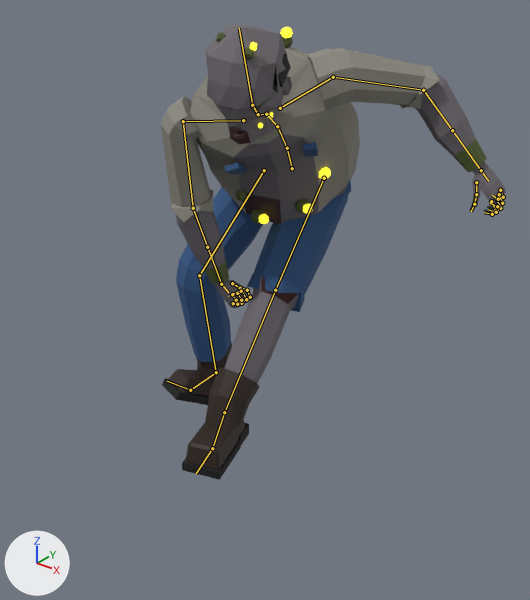
The glTF model output/zombies/zombie_bloater_boomer.glb as it was, and as the next commit left it.
Rendered twice from a 50 mm camera at (1.448, -1.51, 1.592) aimed at (0.235, 0.005, 0.653). The axes (+X, +Y, +Z) are drawn at lower left. The lights are the same throughout. The first picture is the older version. Both versions are drawn at frame 13 of the action 'Skill_Ground_Slam'; the numbers are the values there. The bones that change, and the others that lie on the model, are drawn over the model as lines.

Names of what the first picture shows: 'Zombie_Bloater_Boomer_Body'.
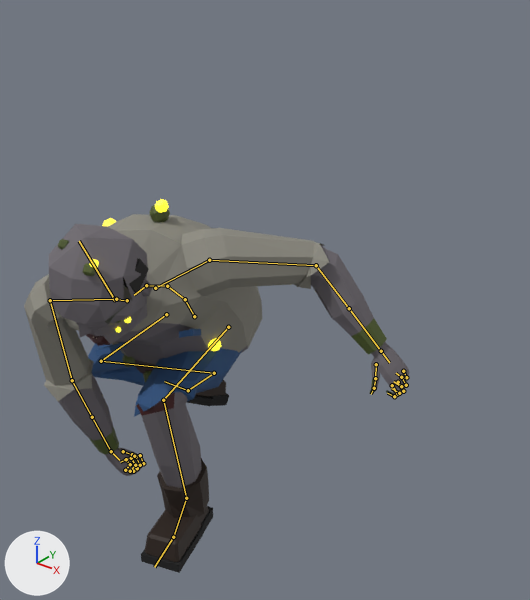
Boxes (x1, y1, x2, y2) around the edits, measured in the pictures (530 x 600 px):
'Zombie_Bloater_Boomer_Body', posed (12% wider, 18% shorter)
    before: (161, 25, 506, 480)
    after: (24, 199, 409, 573)
bone 'mixamorig:Hips', root to tip
    before: (292, 168) to (287, 148)
    after: (194, 316) to (185, 299)
bone 'mixamorig:LeftUpLeg', root to tip
    before: (324, 178) to (275, 290)
    after: (228, 327) to (163, 400)
bone 'mixamorig:LeftLeg', root to tip
    before: (275, 290) to (224, 412)
    after: (163, 400) to (186, 498)
bone 'mixamorig:LeftFoot', root to tip
    before: (224, 412) to (212, 448)
    after: (186, 498) to (173, 537)
bone 'mixamorig:RightUpLeg', root to tip
    before: (264, 170) to (199, 275)
    after: (166, 314) to (101, 361)
bone 'mixamorig:RightLeg', root to tip
    before: (199, 275) to (216, 372)
    after: (101, 361) to (214, 373)
bone 'mixamorig:RightFoot', root to tip
    before: (216, 372) to (190, 390)
    after: (214, 373) to (188, 390)

The change in detail:
Bone 'mixamorig:Hips' (bone_mixamorig_hips) moves from (0.0, -0.052, -0.45) to (0.0, -0.438, 0.03).
Bone 'mixamorig:LeftUpLeg' (bone_mixamorig_leftupleg) turns from (86, 9, 18) to (92, -36, 88) degrees about its own x, y and z.
Bone 'mixamorig:LeftLeg' (bone_mixamorig_leftleg) turns from (2, -1, -1) to (-8, -68, -95) degrees about its own x, y and z.
Bone 'mixamorig:LeftFoot' (bone_mixamorig_leftfoot) turns from (-50, -3, 19) to (9, -10, 16) degrees about its own x, y and z.
Bone 'mixamorig:RightUpLeg' (bone_mixamorig_rightupleg) turns from (70, 23, -1) to (20, 38, -37) degrees about its own x, y and z.
Bone 'mixamorig:RightLeg' (bone_mixamorig_rightleg) turns from (-38, 9, 14) to (-51, 0, 114) degrees about its own x, y and z.
Bone 'mixamorig:RightFoot' (bone_mixamorig_rightfoot) turns from (21, 11, -15) to (68, 12, -65) degrees about its own x, y and z.
